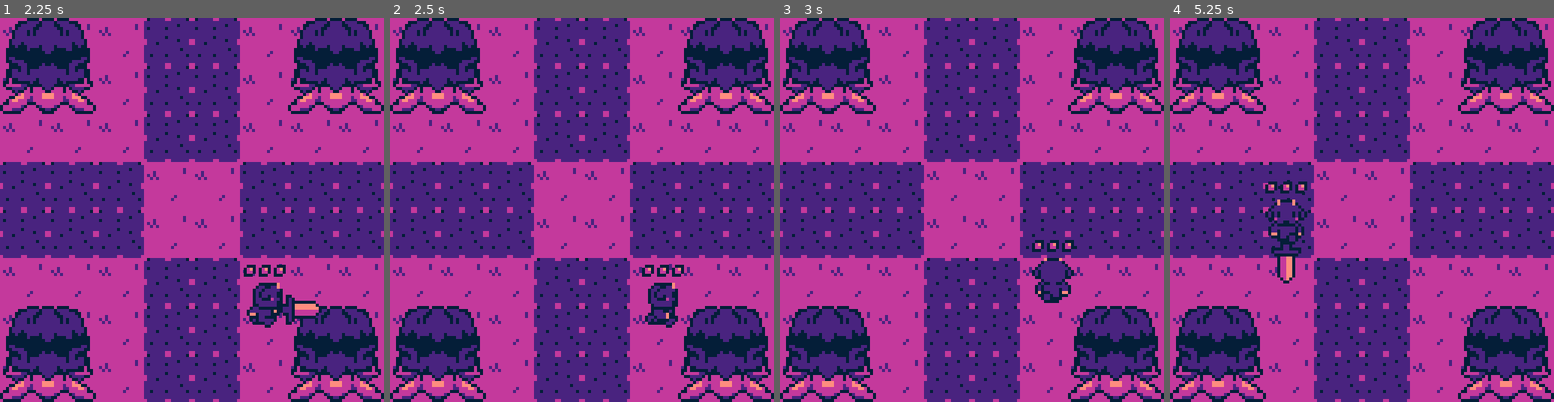
Above: before the commit, frames 1-4 (left to right).
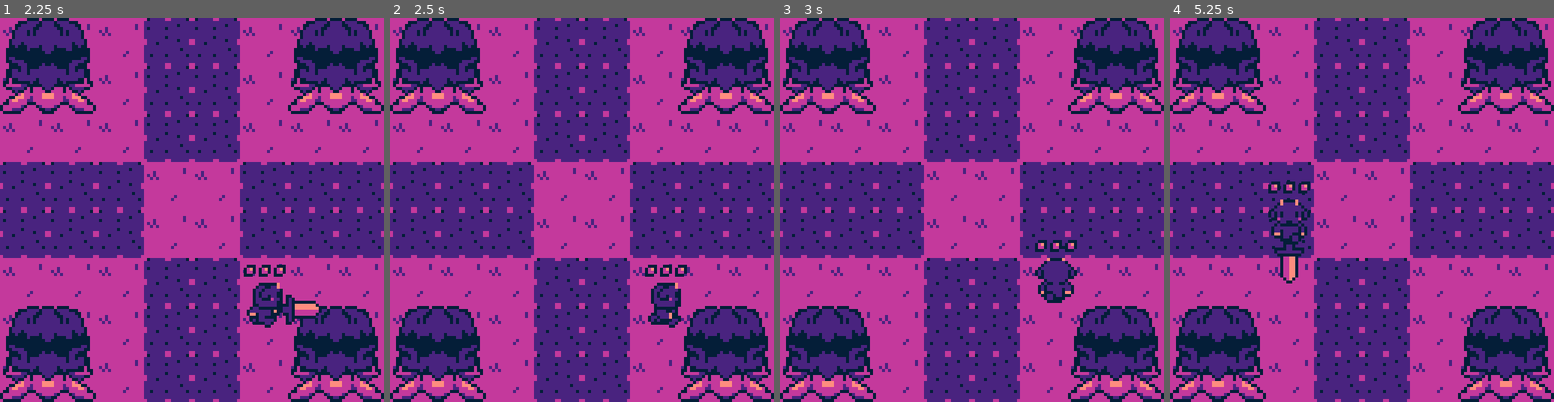
Above: after the commit, the same moments.

Repository: youssefevan/spring2023-uncc-jam2
Game: Godot game, scene res://Scenes/World.tscn
Two runs of this game, one before a commit and one after it. Both use one fixed random seed, a clock stepped at 60 frames per second and the inputs below.
Inputs:
- Up to frame 1 (2.25 s): tap Enter at 0.5 s; hold D (right) 0.53-1.28 s; tap Space (attack) at 0.6, 2.1 s; hold Down (down) 1.28-2.03 s; tap E (interact) at 1.35 s; hold D (right) from 2.03 s (still down)
- Up to frame 2 (2.5 s): keep holding D (right)
- Up to frame 3 (3 s): release D (right) at 2.78 s; hold Up (up) from 2.78 s (still down); tap E (interact) at 2.85 s
- Up to frame 4 (5.25 s): release Up (up) at 3.53 s; hold A (left) 3.53-5.03 s; tap Space (attack) at 3.6, 5.1 s; tap E (interact) at 4.35 s; hold Down (down) from 5.03 s (still down)

Frame 1 is identical in both runs. In frame 2, 0.7% of the frame differs, in the area x 65-78%, y 64-81%; in frame 3, 0.7%; in frame 4, 1.1%, in the area x 24-37%, y 42-70%.

Commit message:
Rat anims done

Diff:
--- a/Scenes/Collision elements.tscn
+++ b/Scenes/Collision elements.tscn
@@ -1,12 +1,9 @@
-[gd_scene load_steps=5 format=2]
+[gd_scene load_steps=4 format=2]
 
 [ext_resource path="res://Sprites/tree;.png" type="Texture" id=1]
 
-[sub_resource type="ConvexPolygonShape2D" id=3]
-points = PoolVector2Array( 32, 24, 0, 24, 0, 0, 32, 0 )
-
-[sub_resource type="ConvexPolygonShape2D" id=4]
-points = PoolVector2Array( 0, 0, 32, 0, 32, 32, 0, 32 )
+[sub_resource type="ConvexPolygonShape2D" id=1]
+points = PoolVector2Array( 32, 32, 0, 32, 0, 0, 32, 0 )
 
 [sub_resource type="TileSet" id=2]
 0/name = "tree;.png 0"
@@ -19,38 +16,17 @@
 0/navigation_offset = Vector2( 0, 0 )
 0/shape_offset = Vector2( 0, 0 )
 0/shape_transform = Transform2D( 1, 0, 0, 1, 0, 0 )
-0/shape = SubResource( 3 )
+0/shape = SubResource( 1 )
 0/shape_one_way = false
 0/shape_one_way_margin = 1.0
 0/shapes = [ {
 "autotile_coord": Vector2( 0, 0 ),
 "one_way": false,
 "one_way_margin": 1.0,
-"shape": SubResource( 3 ),
+"shape": SubResource( 1 ),
 "shape_transform": Transform2D( 1, 0, 0, 1, 0, 0 )
 } ]
 0/z_index = 0
-1/name = "tree;.png 1"
-1/texture = ExtResource( 1 )
-1/tex_offset = Vector2( 0, 0 )
-1/modulate = Color( 1, 1, 1, 1 )
-1/region = Rect2( 0, 0, 32, 32 )
-1/tile_mode = 0
-1/occluder_offset = Vector2( 0, 0 )
-1/navigation_offset = Vector2( 0, 0 )
-1/shape_offset = Vector2( 0, 0 )
-1/shape_transform = Transform2D( 1, 0, 0, 1, 0, 0 )
-1/shape = SubResource( 4 )
-1/shape_one_way = false
-1/shape_one_way_margin = 1.0
-1/shapes = [ {
-"autotile_coord": Vector2( 0, 0 ),
-"one_way": false,
-"one_way_margin": 1.0,
-"shape": SubResource( 4 ),
-"shape_transform": Transform2D( 1, 0, 0, 1, 0, 0 )
-} ]
-1/z_index = 0
 
 [node name="Collision elements" type="TileMap"]
 tile_set = SubResource( 2 )
--- a/Scenes/Enemy.tscn
+++ b/Scenes/Enemy.tscn
@@ -3,11 +3,12 @@
 [ext_resource path="res://Sprites/ratsheet.png" type="Texture" id=1]
 [ext_resource path="res://Scripts/Enemy.gd" type="Script" id=2]
 
-[sub_resource type="CircleShape2D" id=5]
+[sub_resource type="CapsuleShape2D" id=15]
 radius = 5.0
+height = 4.0
 
 [sub_resource type="RectangleShape2D" id=4]
-extents = Vector2( 5, 5 )
+extents = Vector2( 6, 5.5 )
 
 [sub_resource type="RectangleShape2D" id=6]
 extents = Vector2( 5, 7 )
@@ -152,15 +153,20 @@
 script = ExtResource( 2 )
 
 [node name="Collider" type="CollisionShape2D" parent="."]
-position = Vector2( 0, 2 )
-shape = SubResource( 5 )
+shape = SubResource( 15 )
+
+[node name="Sprite" type="Sprite" parent="."]
+texture = ExtResource( 1 )
+hframes = 3
+vframes = 8
+frame = 12
 
 [node name="Hitbox" type="Area2D" parent="." groups=["Enemy"]]
 collision_layer = 2
 collision_mask = 4
 
 [node name="Collider" type="CollisionShape2D" parent="Hitbox"]
-position = Vector2( 0, 2 )
+position = Vector2( 0, 2.5 )
 shape = SubResource( 4 )
 
 [node name="Hurtbox" type="Area2D" parent="." groups=["Enemy"]]
@@ -169,12 +175,6 @@
 
 [node name="Collider" type="CollisionShape2D" parent="Hurtbox"]
 shape = SubResource( 6 )
-
-[node name="Sprite" type="Sprite" parent="."]
-texture = ExtResource( 1 )
-hframes = 3
-vframes = 8
-frame = 12
 
 [node name="Animator" type="AnimationPlayer" parent="."]
 anims/East = SubResource( 10 )
--- a/Scenes/Player.tscn
+++ b/Scenes/Player.tscn
@@ -8,8 +8,9 @@
 [sub_resource type="CircleShape2D" id=2]
 radius = 7.0
 
-[sub_resource type="CircleShape2D" id=34]
-radius = 5.0
+[sub_resource type="CapsuleShape2D" id=36]
+radius = 4.0
+height = 6.0
 
 [sub_resource type="Animation" id=29]
 resource_name = "AttackE"
@@ -692,7 +693,7 @@
 }
 
 [sub_resource type="RectangleShape2D" id=35]
-extents = Vector2( 5, 5 )
+extents = Vector2( 5, 6 )
 
 [node name="Player" type="KinematicBody2D"]
 script = ExtResource( 2 )
@@ -722,8 +723,7 @@
 frame = 3
 
 [node name="Collider" type="CollisionShape2D" parent="."]
-position = Vector2( 0, 2 )
-shape = SubResource( 34 )
+shape = SubResource( 36 )
 
 [node name="Animator" type="AnimationPlayer" parent="."]
 anims/AttackE = SubResource( 29 )
--- a/Scripts/Enemy.gd
+++ b/Scripts/Enemy.gd
@@ -33,6 +33,25 @@
 	var rad_angle = rad2deg(angle)
 	print(rad_angle)
 
+	if rad_angle > -22.5 and rad_angle <= 22.5:
+		$Animator.play("East")
+	if rad_angle > 22.5 and rad_angle <= 67.5:
+		$Animator.play("SouthEast")
+	if rad_angle > 67.5 and rad_angle <= 112.5:
+		$Animator.play("South")
+	if rad_angle > 112.5 and rad_angle <= 157.5:
+		$Animator.play("SouthWest")
+
+	if rad_angle < -22.5 and rad_angle >= -65.7:
+		$Animator.play("NorthEast")
+	if rad_angle < -65.7 and rad_angle >= -112.5:
+		$Animator.play("North")
+	if rad_angle < -112.5 and rad_angle >= -157.5:
+		$Animator.play("NorthWest")
+
+	if rad_angle < -157.5 or rad_angle > 157.5:
+		$Animator.play("West")
+
 
 func die():
 	call_deferred("free")
